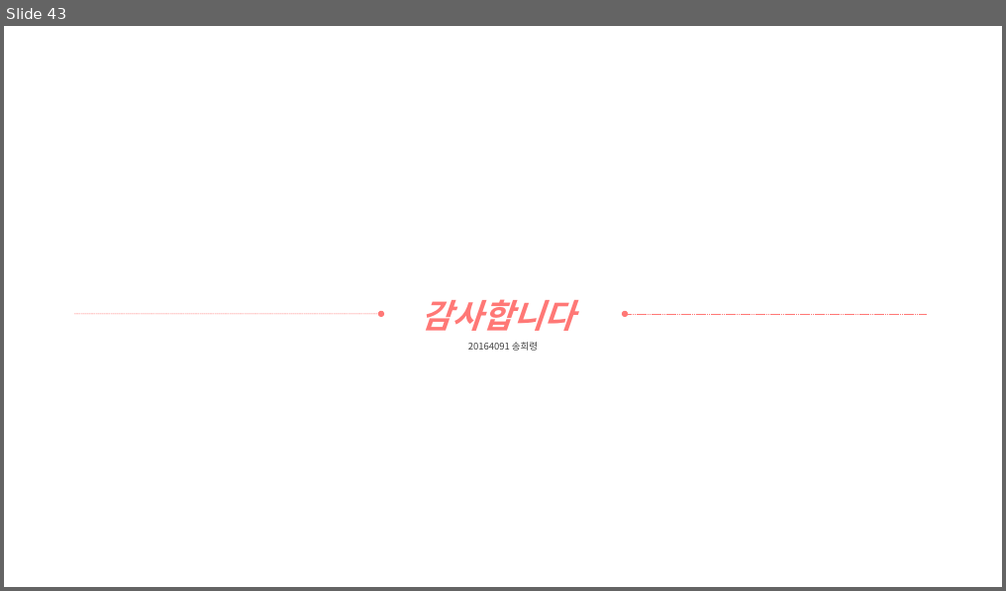
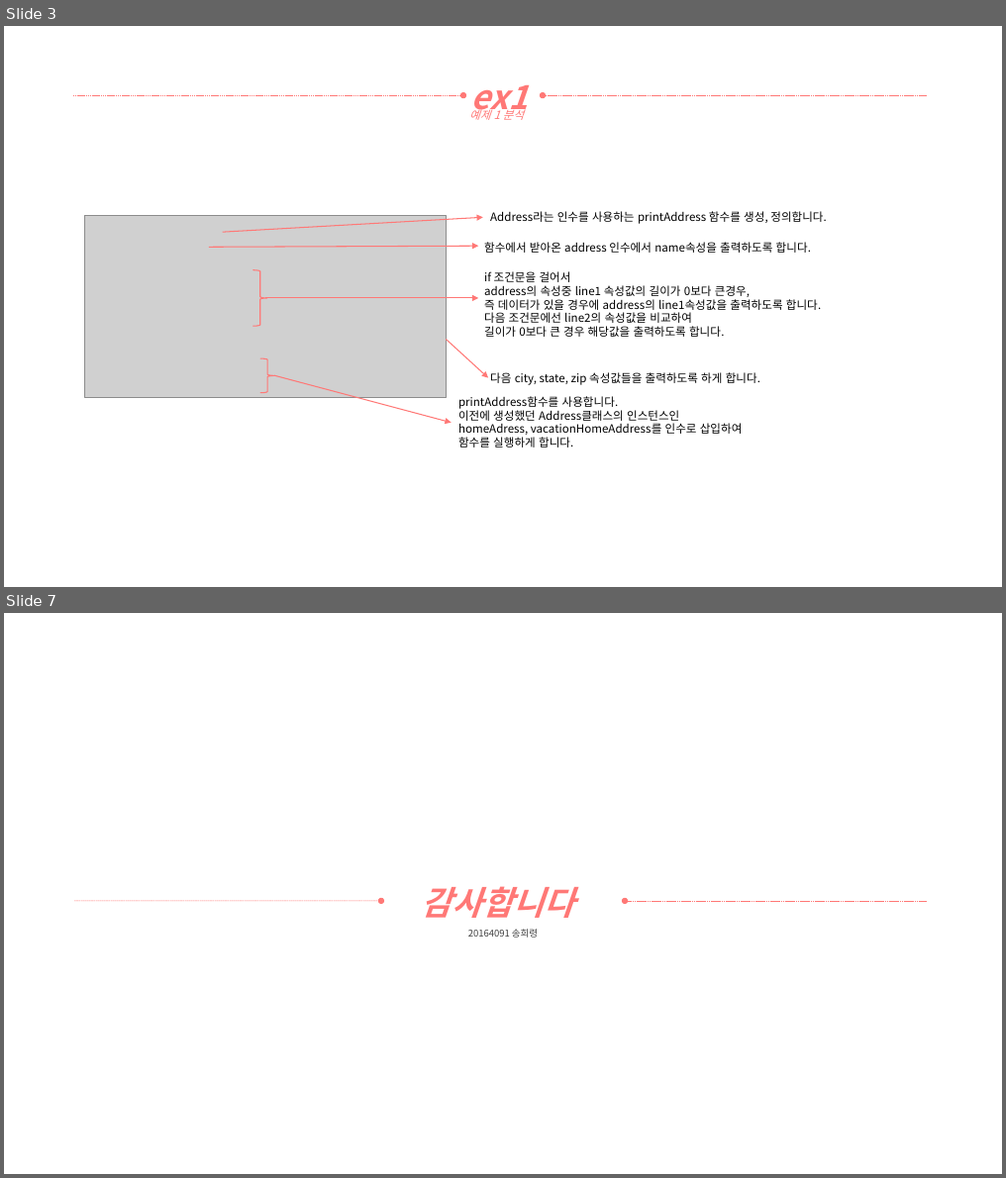
Before and after one commit to yooatom2200/Programing_Base_2, a slide deck: 1장/20164091-송희령-7주차 과제1.pptx. Shown one above the other, each under a label of ours: slide 43 before the commit, slides 3 and 7 after it; the slides between them are not shown. The pictures are 1006x591 and 1006x1178 pixels, drawn with LibreOffice and Linux fonts; fonts in the diff are those of the drawing; grey boxes stand for pictures. Boxes give left, top, right and bottom in pixels: in the first picture for what was removed or moved away, otherwise in the second. Text is boxed around its words. In the diff, an @@ line names an element or a change of style, - is before the commit and + after.

Commit message:
예제2 완성

```diff
--- a/1장/20164091-송희령-7주차 과제1.pptx
+++ b/1장/20164091-송희령-7주차 과제1.pptx
@@ slide 3 added at [4,26,1002,587], background #FFFFFF @@
@@ arrow added from (73, 95) to (463, 95), #FF7876 0.5 pt dashed @@
@@ text added at [469,107,524,120], 11 pt, text #FF7876, italic @@
+예제 1 분석
@@ text added at [471,85,529,119], 32 pt, text #FF7876, bold, italic @@
+ex1
@@ arrow added from (927, 95) to (543, 95), #FF7876 0.5 pt dashed @@
@@ picture added at [85,215,446,397] @@
@@ arrow added from (223, 232) to (483, 218), #FF7876 1 pt @@
@@ text added at [490,211,827,224], 11 pt, text #000000 @@
+Address라는 인수를 사용하는 printAddress 함수를 생성, 정의합니다.
@@ arrow added from (209, 247) to (478, 246), #FF7876 1 pt @@
@@ text added at [484,242,811,253], 11 pt, text #000000 @@
+함수에서 받아온 address 인수에서 name속성을 출력하도록 합니다.
@@ right brace added at [252,271,267,326], outline #FF7876 1 pt @@
@@ text added at [484,272,821,337], 11 pt, text #000000 @@
+if 조건문을 걸어서
+address의 속성중 line1 속성값의 길이가 0보다 큰경우,
+즉 데이터가 있을 경우에 address의 line1속성값을 출력하도록 합니다.
+다음 조건문에선 line2의 속성값을 비교하여
+길이가 0보다 큰 경우 해당값을 출력하도록 합니다.
@@ arrow added from (265, 298) to (478, 298), #FF7876 1 pt @@
@@ arrow added from (446, 340) to (488, 377), #FF7876 1 pt @@
@@ right brace added at [260,360,275,393], outline #FF7876 1 pt @@
@@ arrow added from (274, 375) to (450, 423), #FF7876 1 pt @@
@@ text added at [490,372,760,385], 11 pt, text #000000 @@
+다음 city, state, zip 속성값들을 출력하도록 하게 합니다.
@@ text added at [458,396,743,448], 11 pt, text #000000 @@
+printAddress함수를 사용합니다.
+이전에 생성했던 Address클래스의 인스턴스인
+homeAdress, vacationHomeAddress를 인수로 삽입하여
+함수를 실행하게 합니다.
@@ what was slide 43 is now slide 7 @@
```
Also in this commit, not shown: 1 slide changed, 4 other slides added, 41 slides removed, 3 other files.
